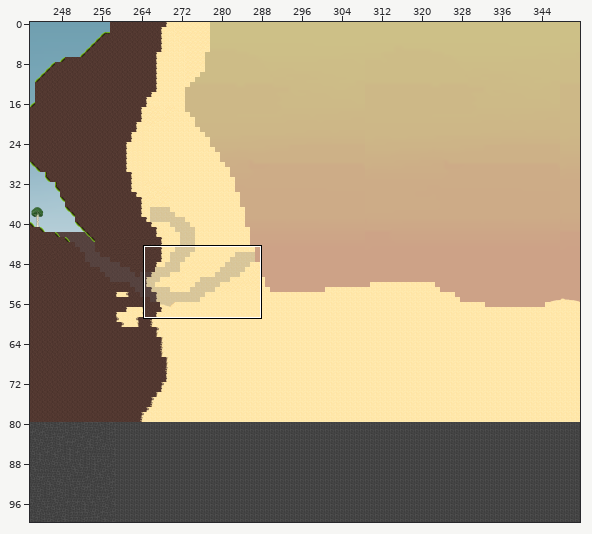
One commit to this Tiled map (JSON): 2026_ID_Floioide/data/maps/map.tmj. The first picture is a wide view before the edit; the outline marks the close-up.
Close-up. The starting point:
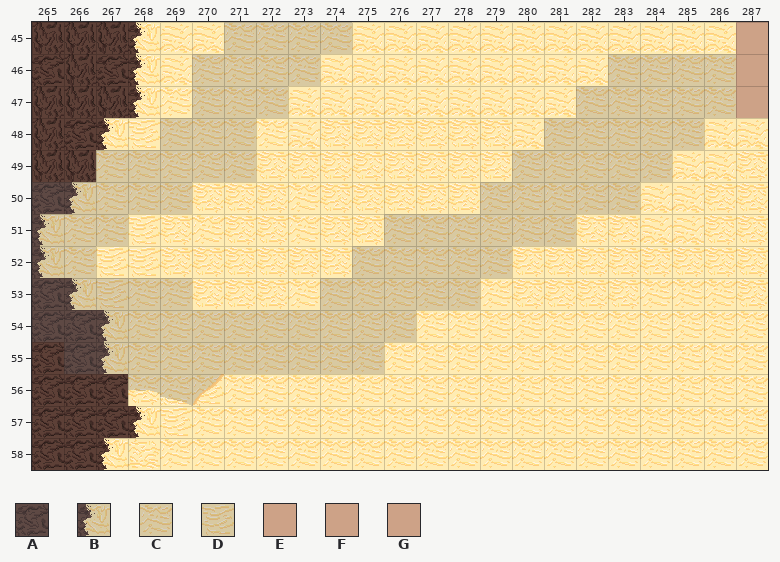
Cells are 32x32 px. Shown: x 265..287, y 45..58. The commit also changed other parts of the map, which this record leaves out.
Key: from "tile": A 2, B 388, C 760, D 762, E 8835, F 9023, G 9213.
_ is an empty cell, # one hidden under a higher layer.
Layers that did not change in this view are not listed.
Layer "back-ground" before, first column x 265:
45 ######CCCC############E
46 #####CCCC#########CCCCF
47 #####CCC#########CCCCCG
48 ####CCC#########CCCCC##
49 ##CCCCC########CCCCC###
50 ABCCC#########CCCCC####
51 BCC########CCCCCC######
52 BC########CCCCC########
53 ABDCC####CCCCC#########
54 AABCCCCCCCCC###########
55 #ABCCCCCCCC############
56 ###CCC#################
57 #######################
58 #######################
After the commit:
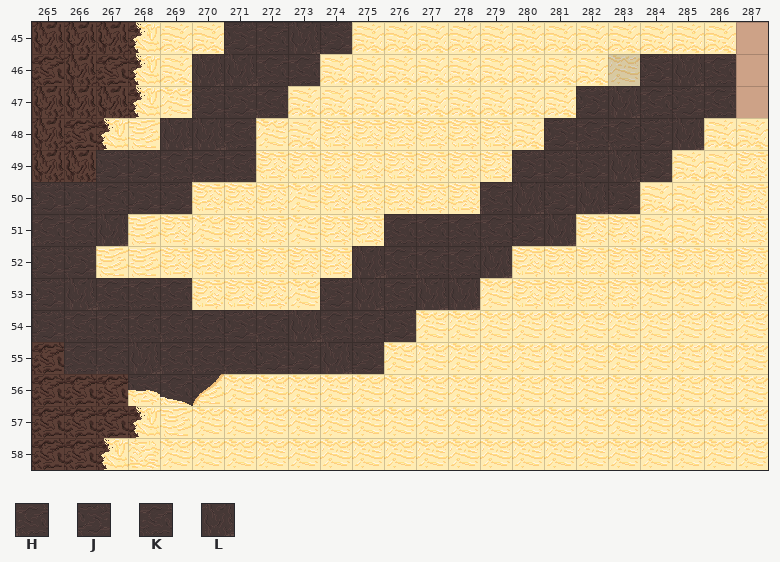
Further tiles: from "tile": H 1143, J 1144, K 1145, L 1146.
See-through tiles are keyed as they look on the map.
From old to new:
Layer "back-ground":
y 45: x 271..274 CCCC -> JKLJ
y 46: x 270..273 CCCC -> LLHK; x 284..286 CCC -> JLK
y 47: x 270..272 CCC -> JJH; x 282..286 CCCCC -> JLKJK
y 48: x 269..271 CCC -> LLH; x 281..285 CCCCC -> JHHJL
y 49: x 267..271 CCCCC -> JJKHK; x 280..284 CCCCC -> JJJLJ
y 50: x 265..269 ABCCC -> JJKJJ; x 279..283 CCCCC -> HLJLJ
y 51: x 265..267 BCC -> HKL; x 276..281 CCCCCC -> KKKKJL
y 52: x 265..266 BC -> JJ; x 275..279 CCCCC -> LHHKL
y 53: x 265..269 ABDCC -> JLHKK; x 274..278 CCCCC -> JLKLL
y 54: x 265..276 AABCCCCCCCCC -> JKKKHKJHLHKJ
y 55: x 266..275 ABCCCCCCCC -> KHLHHHJJLJ
y 56: x 268..270 CCC -> JKJ
